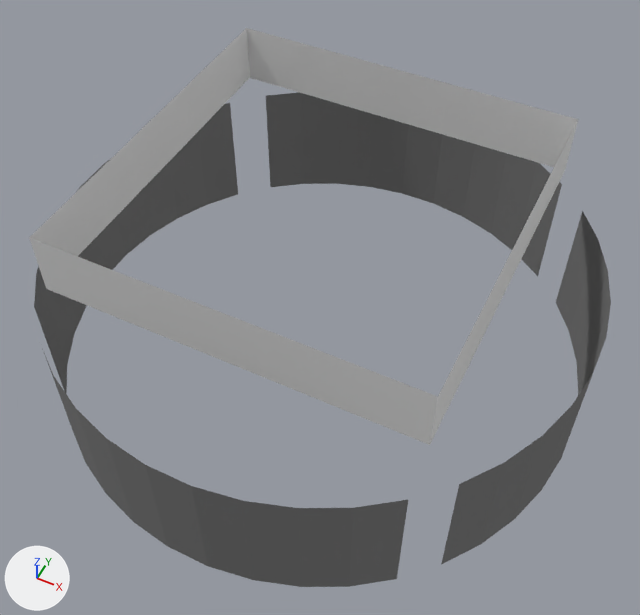
Before and after pictures for a commit that changed the Blender file src/assets/playermeter.blend.
Camera for both pictures: a 50 mm camera at (0.467, -0.942, 1.167) aimed at (0.018, -0.044, 0.045). The lights are fixed; the arrows at lower left show +X, +Y and +Z.

The first picture shows 'meter', 'ready'.
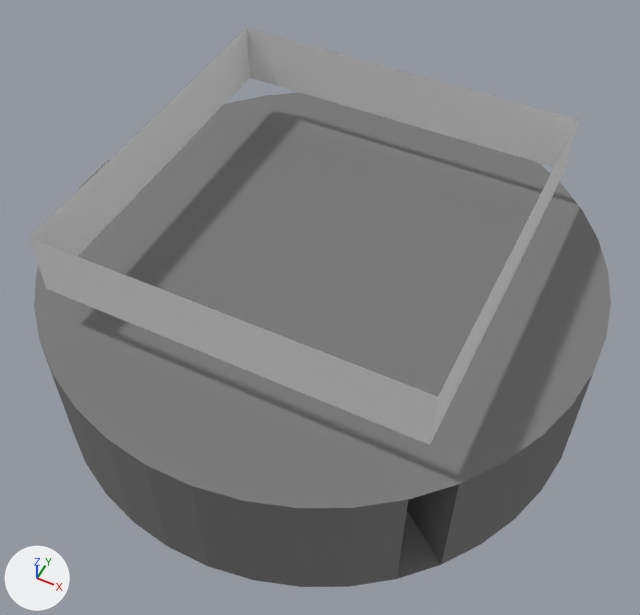
Location of each change, [x1, y1, x2, y2] in pixels of the pictures (640 x 615 px):
part 1 of me_cylinder_003, added
    after: [34, 92, 611, 579]

What changed in the scene script:
```text
Change me_cylinder_003:
    used by ob_meter; location = (0.0, 0.0, 0.0)
    remove me_cylinder_003.from_pydata(...)  # 80 vertices, 36 faces; spans x -0.469..0.469, y -0.469..0.469, z -0.12..0.12
    add me_cylinder_003.from_pydata(...)  # 88 vertices, 120 faces; spans x -0.469..0.469, y -0.469..0.469, z -0.12..0.12
    me_cylinder_003 part 1
    8 vertices are added at x -0.151..0.151, y -0.151..0.151, z -0.12..0.12
    84 new faces join them
```
